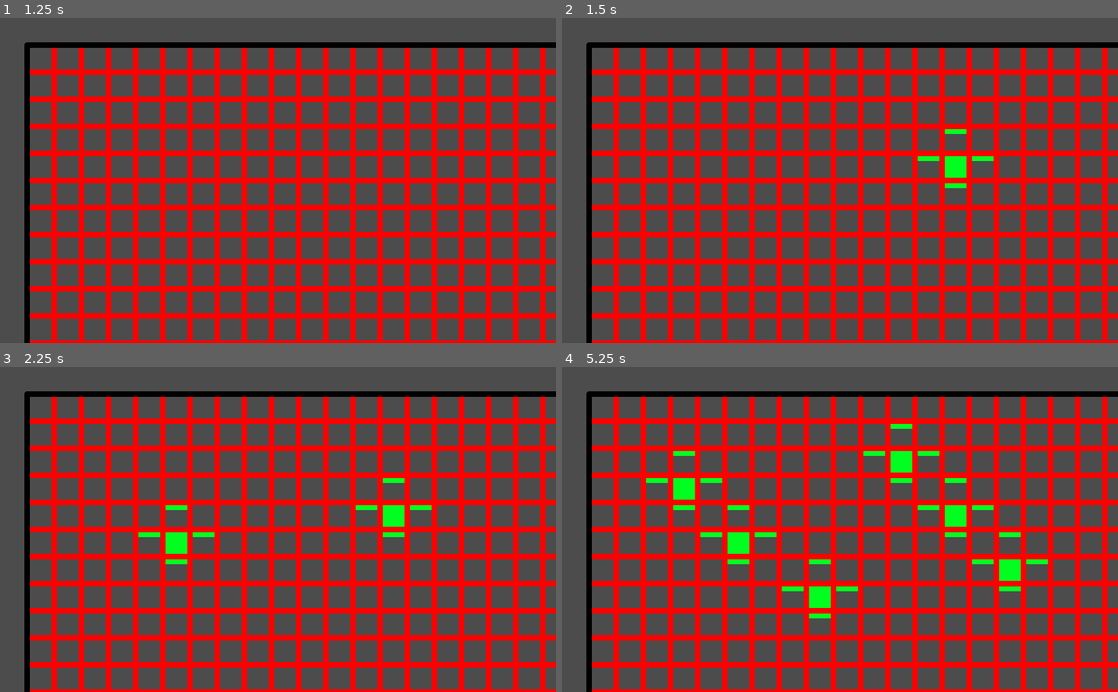
Above: before the commit, frames 1-4 (two rows, left to right).
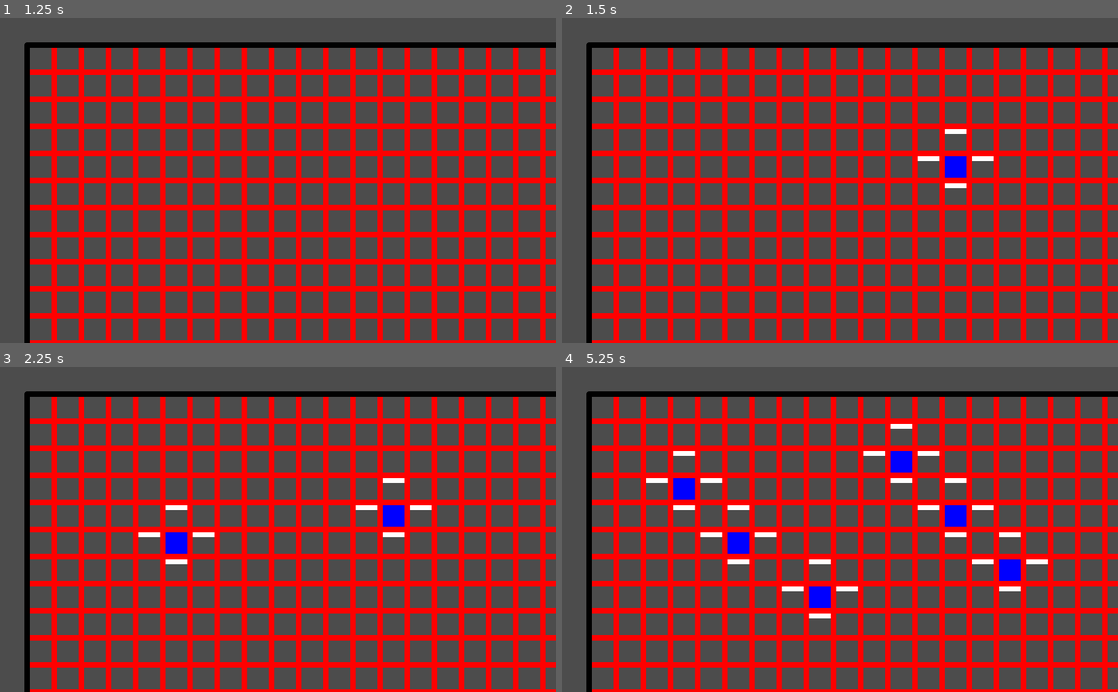
Above: after the commit, the same moments.

Repository: Lap-Luck/Fluid-Velocity-Solver-Demo
Game: Godot game, scene res://res/Main.tscn
The game is run twice, just before and just after one commit, with the same random seed, the same clock (stepped at 60 frames per second) and the same inputs. The engine's default icon, where the game draws it, is replaced by a stand-in: a white triangle on a blue panel in a dark square.
Inputs (mouse positions are in pixels of both pictures, inside the frame that each line leads up to):
- Up to frame 1 (1.25 s): click "show_sim" at 0.5 s
- Up to frame 2 (1.5 s): tap Enter at 1.25 s; move the mouse to (962, 164) at 1.27 s; click (962, 164) at 1.42 s
- Up to frame 3 (2.25 s): tap Space at 2 s; move the mouse to (166, 545) at 2.02 s; click (166, 545) at 2.17 s
- Up to frame 4 (5.25 s): tap Enter at 2.75, 4.25 s; move the mouse to (895, 458) at 2.77 s; click (895, 458) at 2.92 s; tap Space at 3.5, 5 s; move the mouse to (812, 594) at 3.52 s; click (812, 594) at 3.67 s; move the mouse to (1006, 578) at 4.27 s; click (1006, 578) at 4.42 s; move the mouse to (673, 480) at 5.02 s; click (673, 480) at 5.17 s

Frame 1 is identical in both runs. In frame 2, 0.5% of the frame differs, in the area x 63-78%, y 34-53%; in frame 3, 1.0%; in frame 4, 3.0%, in the area x 15-88%, y 17-78%.

Commit message:
Add files via upload
Added jacobi solver in fluid spawn demo(it uses jacobi soler to spill overflowed water to nearby cells). Sadly it has same performance issue maby due to bad data structures with long access time.

Diff:
--- a/res/grow_demo/Fluid_add.gd
+++ b/res/grow_demo/Fluid_add.gd
@@ -11,23 +11,60 @@
 
 func init_grid():
 	for x in range(GRID_SIZE):
-		grid32.apped([])
+		grid32.append([])
 		for y in range(GRID_SIZE):
-			grid32[-1].apped(0)
+			grid32[-1].append(0)
 
 func register_grid(x:int,y:int):
 	self.grid32[x][y]=1
 
-func neibour_ids(x:int,y:int):
+func neibour_size(x:int,y:int):
+	return 4-int(x>=32)-int(x<0)-int(y>=32)-int(y<0)
+
+func neibour_ids(x:int,y:int,as_vec=false):
 	var res=[]
 	res.append_array([[x+1,y]] if x+1 in range(32) else [])
 	res.append_array([[x-1,y]] if x-1 in range(32) else [])
 	res.append_array([[x,y+1]] if y+1 in range(32) else [])
 	res.append_array([[x,y-1]] if y-1 in range(32) else [])
+	if as_vec:
+		var res_v=[]
+		for r in res:
+			res_v.append(Vector2(r[0],r[1]))
+		return res_v
 	return res
 
-func query_grid(x:int,y:int):
-	neibour_ids(x,y)
+func query_grid(x:int,y:int,query)->Array:
+	match query:
+		"FULL":
+			#var work=0
+			var visted=[]
+			var history=[]
+			var to_vist=[Vector2(x,y)]
+			while not to_vist.empty():
+				#history.append(to_vist.duplicate(true))
+				var place=to_vist.pop_back()
+				#work+=1
+				#if work==100:
+				#	assert(false)
+				visted.append(place)
+				var nears=neibour_ids(place[0],place[1],true)
+				for n in nears:
+					if not visted.find(n)>=0:
+						if not to_vist.find(n)>=0:
+							if tab[int(n[0])][int(n[1])].fill_value>=1.0:
+								to_vist.append(n)
+			#if visted.size()>5:
+			#	print("DEBUG")
+			#	print(history)
+			#	assert(false)
+			return visted
+		_:
+			print("Unimplemented")
+			assert(false)
+	assert(false)
+	return []
+
 
 func add_ceil(x:int,y:int,color=null,size_x:int=1,size_y:int=1,unit_scale=50.0):
 	var new_ceil:Node2D=$ceil.duplicate()
@@ -42,7 +79,7 @@
 
 var tab:={}
 func _ready():
-
+	init_grid()
 	if true:
 		for x in range(1,20+1):
 			tab[x]={}
@@ -50,17 +87,92 @@
 				tab[x][y]=add_ceil(x,y,Color(256,0,0))
 		add_ceil(1,1,Color(0,0,0),20,20)
 
+func is_overflow(x:int,y:int,var t:float=0.0):
+	#is this cell contected to cell that has over 1.0 fill value
+	var near_cell=query_grid(x,y,"FULL")
+	for c in near_cell:
+		if tab[int(c.x)][int(c.y)].fill_value>1.0+t:
+			return true
+	return false
+
+func normalize_fluid(x:int,y:int):
+	var near_xy=query_grid(x,y,"FULL")
+	var eqautions:Tools.EquationSystem=Tools.EquationSystem.new()
+	for n_id in range(near_xy.size()):
+		var e:Tools.Equation=Tools.Equation.new()
+		var nx=int(near_xy[n_id].x)
+		var ny=int(near_xy[n_id].y)
+		e.add(n_id,float(neibour_size(nx,ny)))
+		for vec in [Vector2(-1,0),Vector2(1,0),Vector2(0,-1),Vector2(0,1)]:
+			if near_xy[n_id]+vec in near_xy:
+				var n2_id=near_xy.find(near_xy[n_id]+vec)
+				e.add(n2_id,-1.0)
+
+		e.value=tab[nx][ny].fill_value-1.0
+		eqautions.add(e)
+	#print("normalize")
+	#print(near_xy)
+	#print(eqautions)
+	var water_spash:PoolRealArray=raf_solve(eqautions,"JACOBI")
+	for n_id in range(near_xy.size()):
+		var nx=int(near_xy[n_id].x)
+		var ny=int(near_xy[n_id].y)
+		var spash=water_spash[n_id]
+		tab[nx][ny].fill_value-=spash*neibour_size(nx,ny)
+		var near=neibour_ids(nx,ny)
+		assert(near.size()==neibour_size(nx,ny))
+		for n_xy in near:
+			tab[n_xy[0]][n_xy[1]].fill_value+=spash
+
+
+func raf_solve(eq,way):
+
+	var res
+	match way:
+		"JACOBI":
+			var relaxation=0.1
+
+			var m:Tools.Matrix=eq.get_matrix()
+			var v:PoolRealArray=eq.get_vector()
+			var x:PoolRealArray=Tools.zeros(v.size())
+			for try in range(30):
+				var err=Tools.vector_sub(m.mul(x),v)
+				for i in range(err.size()):
+					x[i]-=(1.0-relaxation)*err[i]/m.get_value(i,i)
+			res=x
+		_:
+			assert(false)
+	return res
+
+
+func _add_fluid(x:int,y:int,v:float):
+	tab[x][y].fill_value+=v
+
+func update_fluid():
+	for x in range(1,20+1):
+		for y in range(1,20+1):
+			tab[x][y].fill(tab[x][y].fill_value)
+
 func add_fluid(x:int,y:int,v:float):
-	tab[x][y].fill_value+=v
-	if tab[x][y].fill_value>1.0:
-		var overflow=tab[x][y].fill_value-1.0
-		print("overflow=",overflow)
-		tab[x][y].fill_value=1.0
-		var near=neibour_ids(x,y)
-		if overflow>0.01:
-			for n in near:
-				add_fluid(n[0],n[1],overflow/near.size())
-	tab[x][y].fill(tab[x][y].fill_value)
+	_add_fluid(x,y,v)
+	if is_overflow(x,y):
+		normalize_fluid(x,y)
+	if is_overflow(x,y,0.1):
+		normalize_fluid(x,y)
+	if is_overflow(x,y,0.1):
+		normalize_fluid(x,y)
+	update_fluid()
+	#if tab[x][y].fill_value>1.0:
+		#var overflow=tab[x][y].fill_value-1.0
+		#print("overflow=",overflow)
+		#tab[x][y].fill_value=1.0
+		#var near=neibour_ids(x,y)
+
+
+		#if overflow>0.01:
+		#	for n in near:
+		#		add_fluid(n[0],n[1],overflow/near.size())
+
 
 func click(pos:Vector2):
 	var x=int(floor(pos.x/50.0))
--- a/res/grow_demo/ceil.gd
+++ b/res/grow_demo/ceil.gd
@@ -15,7 +15,6 @@
 			for id in range(p.polygon.size()):
 				p.polygon[id]=shape_scale*p.polygon[id]
 
-
 func set_color(color):
 	for l in self.get_children():
 		if l is Line2D:
@@ -23,6 +22,16 @@
 
 var fill_value:float=0.0
 func fill(value):
+	if value>0.9:
+		$Polygon2D.color=Color.blue
+		if value>1.1:
+			$Polygon2D.color=Color.yellow
+			if value>1.5:
+				$Polygon2D.color=Color.red
+	else:
+		$Polygon2D.color=Color.white
+		if value<0.0:
+			$Polygon2D.color=Color.black
 	$Polygon2D.visible=true
 	$Polygon2D.scale.y=value
 
